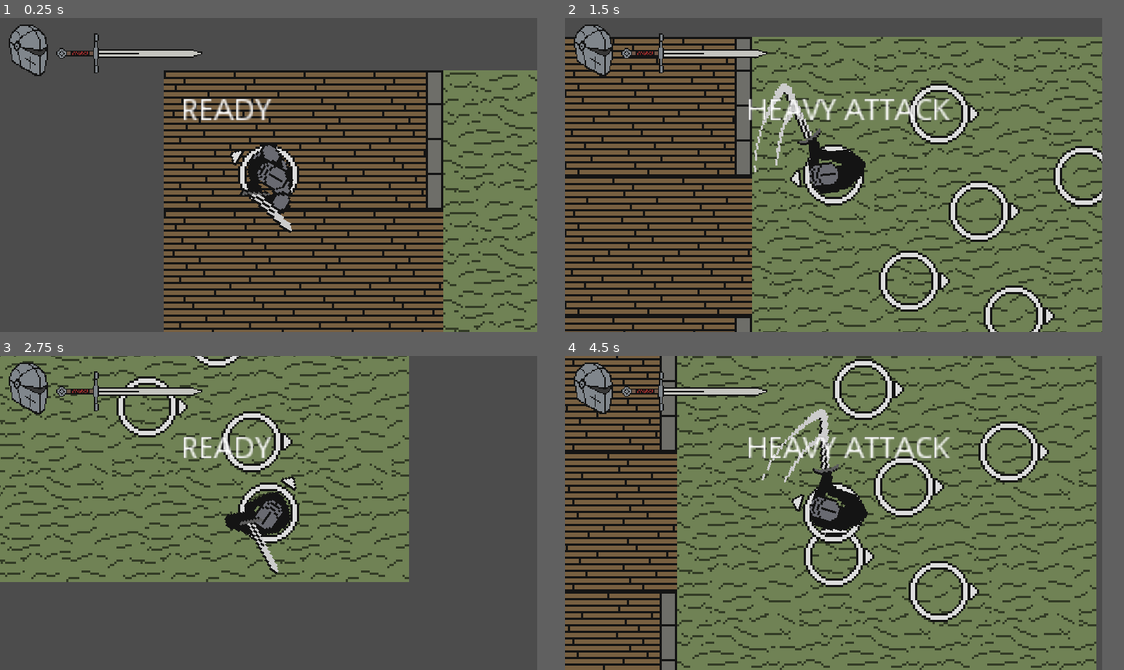
Above: before the commit, frames 1-4 (two rows, left to right).
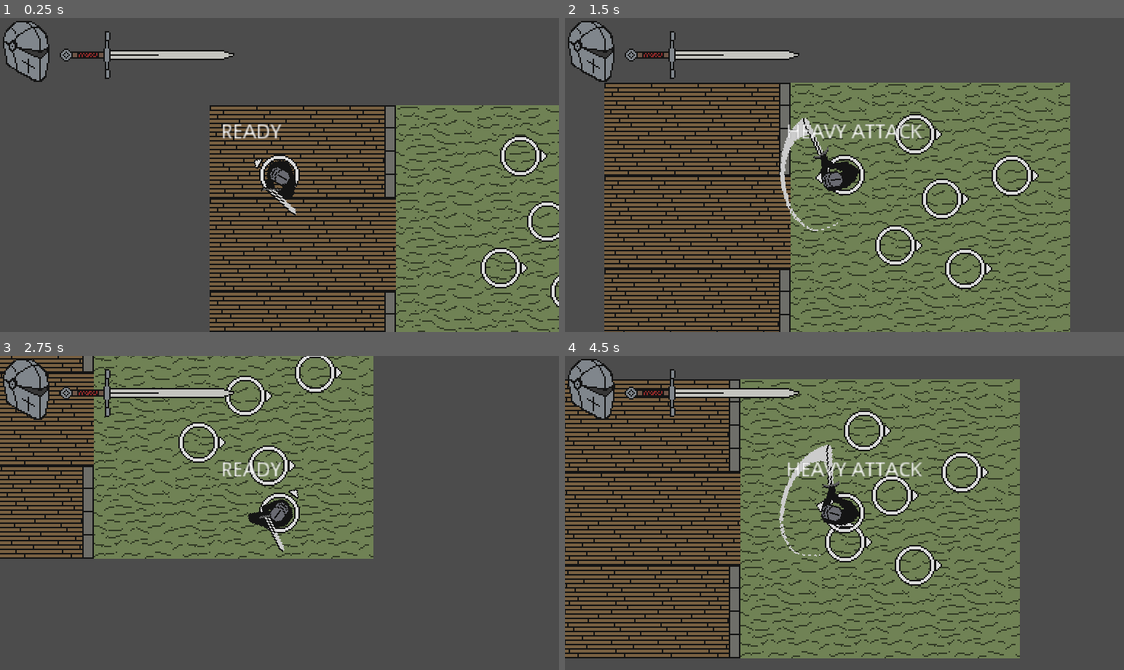
Above: after the commit, the same moments.

Repository: BGuerrero825/Slasher
Game: Godot game, scene res://Base.tscn
Same seed, same stepped clock (60 frames per second), same inputs: the game is played once before the commit and once after it.
Inputs (mouse positions are in pixels of both pictures, inside the frame that each line leads up to):
- Up to frame 1 (0.25 s): no input
- Up to frame 2 (1.5 s): tap Enter at 0.5 s; move the mouse to (950, 159) at 0.52 s; press the mouse at (950, 159) at 0.53 s; hold D (move_right) 0.53-1.28 s; move the mouse to (727, 190) at 1.27 s; release the mouse at (727, 190) at 1.28 s; hold S (move_down) from 1.28 s (still down); right-click (727, 190) at 1.35 s
- Up to frame 3 (2.75 s): move the mouse to (324, 443) at 2.02 s; release S (move_down) at 2.03 s; press the mouse at (324, 443) at 2.03 s; hold D (move_right) from 2.03 s (still down)
- Up to frame 4 (4.5 s): move the mouse to (805, 575) at 2.77 s; release D (move_right) at 2.78 s; release the mouse at (805, 575) at 2.78 s; hold Up (move_up) 2.78-3.53 s; right-click (805, 575) at 2.85 s; move the mouse to (995, 560) at 3.52 s; press the mouse at (995, 560) at 3.53 s; hold A (move_left) from 3.53 s (still down); move the mouse to (671, 465) at 4.27 s; release the mouse at (671, 465) at 4.28 s; right-click (671, 465) at 4.35 s
In our replay, the window is 738x432 before the commit and 768x432 after it. These sizes can differ from the game's own. Grey fills any space a smaller window leaves; there, only what the larger window draws over its background counts as a difference.

The runs differ from the first frame. In frame 1, 38% of the frame differs, in the area x 0-100%, y 0-100%; in frame 2, 53%; in frame 3, 31%; in frame 4, 56%, in the area x 0-96%, y 0-100%.

Commit message:
Animation update
idle anim, light anim, and placeholder heavy anim

Diff:
--- a/Base.tscn
+++ b/Base.tscn
@@ -33,19 +33,12 @@
 [node name="Camera2D" type="Camera2D" parent="player"]
 current = true
 
-[node name="GUI" type="MarginContainer" parent="player/Camera2D"]
-anchor_top = 0.5
-anchor_bottom = 0.5
-margin_left = -120.25
-margin_top = -69.5
-margin_right = 42.75
-margin_bottom = -23.5
-rect_scale = Vector2( 0.556556, 0.559209 )
+[node name="CanvasLayer" type="CanvasLayer" parent="."]
+
+[node name="TextureRect" type="TextureRect" parent="CanvasLayer"]
+margin_right = 40.0
+margin_bottom = 40.0
+texture = ExtResource( 5 )
 __meta__ = {
 "_edit_use_anchors_": false
 }
-
-[node name="TextureRect" type="TextureRect" parent="player/Camera2D/GUI"]
-margin_right = 163.0
-margin_bottom = 46.0
-texture = ExtResource( 5 )
--- a/code/player.gd
+++ b/code/player.gd
@@ -5,8 +5,8 @@
 export var MAX_SPEED = 150
 export var ACCELERATION = 1000
 export var FRICTION = 750
-export var HEAVY_ATTACK_DELAY = 0.2
-export var ATTACK_COOLDOWN_TIME = 0.25
+export var HEAVY_ATTACK_DELAY = 0.3
+export var ATTACK_COOLDOWN_TIME = 0.6
 var attack_cooldown = 0.0
 var attack_delay = 0.0
 var velocity = Vector2.ZERO
--- a/objects/player.tscn
+++ b/objects/player.tscn
@@ -1,9 +1,8 @@
-[gd_scene load_steps=13 format=2]
+[gd_scene load_steps=12 format=2]
 
-[ext_resource path="res://art/knight_1.png" type="Texture" id=1]
+[ext_resource path="res://art/knight.png" type="Texture" id=1]
 [ext_resource path="res://art/direction_indicator.png" type="Texture" id=2]
 [ext_resource path="res://art/character_plate.png" type="Texture" id=3]
-[ext_resource path="res://art/longsword_1.png" type="Texture" id=4]
 [ext_resource path="res://code/player.gd" type="Script" id=5]
 
 [sub_resource type="RectangleShape2D" id=1]
@@ -12,8 +11,10 @@
 [sub_resource type="RectangleShape2D" id=2]
 extents = Vector2( 16, 24 )
 
-[sub_resource type="Animation" id=5]
+[sub_resource type="Animation" id=3]
 resource_name = "Heavy"
+length = 0.6
+step = 0.05
 tracks/0/type = "value"
 tracks/0/path = NodePath("character:frame")
 tracks/0/interp = 1
@@ -21,38 +22,16 @@
 tracks/0/imported = false
 tracks/0/enabled = true
 tracks/0/keys = {
-"times": PoolRealArray( 0 ),
-"transitions": PoolRealArray( 1 ),
+"times": PoolRealArray( 0, 0.4 ),
+"transitions": PoolRealArray( 1, 1 ),
 "update": 1,
-"values": [ 3 ]
-}
-tracks/1/type = "value"
-tracks/1/path = NodePath("character/weapon:position")
-tracks/1/interp = 1
-tracks/1/loop_wrap = true
-tracks/1/imported = false
-tracks/1/enabled = true
-tracks/1/keys = {
-"times": PoolRealArray( 0 ),
-"transitions": PoolRealArray( 1 ),
-"update": 0,
-"values": [ Vector2( 29, -12 ) ]
-}
-tracks/2/type = "value"
-tracks/2/path = NodePath("character/weapon:frame")
-tracks/2/interp = 1
-tracks/2/loop_wrap = true
-tracks/2/imported = false
-tracks/2/enabled = true
-tracks/2/keys = {
-"times": PoolRealArray( 0 ),
-"transitions": PoolRealArray( 1 ),
-"update": 1,
-"values": [ 3 ]
+"values": [ 7, 5 ]
 }
 
 [sub_resource type="Animation" id=4]
 resource_name = "Idle"
+length = 1.5
+loop = true
 tracks/0/type = "value"
 tracks/0/path = NodePath("character:frame")
 tracks/0/interp = 1
@@ -60,38 +39,16 @@
 tracks/0/imported = false
 tracks/0/enabled = true
 tracks/0/keys = {
-"times": PoolRealArray( 0 ),
-"transitions": PoolRealArray( 1 ),
+"times": PoolRealArray( 0, 0.5, 1 ),
+"transitions": PoolRealArray( 1, 1, 1 ),
 "update": 1,
-"values": [ 0 ]
-}
-tracks/1/type = "value"
-tracks/1/path = NodePath("character/weapon:position")
-tracks/1/interp = 1
-tracks/1/loop_wrap = true
-tracks/1/imported = false
-tracks/1/enabled = true
-tracks/1/keys = {
-"times": PoolRealArray( 0 ),
-"transitions": PoolRealArray( 1 ),
-"update": 0,
-"values": [ Vector2( -12, 8 ) ]
-}
-tracks/2/type = "value"
-tracks/2/path = NodePath("character/weapon:frame")
-tracks/2/interp = 1
-tracks/2/loop_wrap = true
-tracks/2/imported = false
-tracks/2/enabled = true
-tracks/2/keys = {
-"times": PoolRealArray( 0 ),
-"transitions": PoolRealArray( 1 ),
-"update": 1,
-"values": [ 0 ]
+"values": [ 0, 1, 0 ]
 }
 
-[sub_resource type="Animation" id=6]
+[sub_resource type="Animation" id=5]
 resource_name = "Light"
+length = 0.4
+step = 0.05
 tracks/0/type = "value"
 tracks/0/path = NodePath("character:frame")
 tracks/0/interp = 1
@@ -99,37 +56,13 @@
 tracks/0/imported = false
 tracks/0/enabled = true
 tracks/0/keys = {
-"times": PoolRealArray( 0 ),
-"transitions": PoolRealArray( 1 ),
+"times": PoolRealArray( 0, 0.05, 0.2, 0.3, 0.4 ),
+"transitions": PoolRealArray( 1, 1, 1, 1, 1 ),
 "update": 1,
-"values": [ 1 ]
-}
-tracks/1/type = "value"
-tracks/1/path = NodePath("character/weapon:position")
-tracks/1/interp = 1
-tracks/1/loop_wrap = true
-tracks/1/imported = false
-tracks/1/enabled = true
-tracks/1/keys = {
-"times": PoolRealArray( 0 ),
-"transitions": PoolRealArray( 1 ),
-"update": 0,
-"values": [ Vector2( 25, -18 ) ]
-}
-tracks/2/type = "value"
-tracks/2/path = NodePath("character/weapon:frame")
-tracks/2/interp = 1
-tracks/2/loop_wrap = true
-tracks/2/imported = false
-tracks/2/enabled = true
-tracks/2/keys = {
-"times": PoolRealArray( 0 ),
-"transitions": PoolRealArray( 1 ),
-"update": 1,
-"values": [ 1 ]
+"values": [ 2, 3, 4, 5, 0 ]
 }
 
-[sub_resource type="Animation" id=7]
+[sub_resource type="Animation" id=6]
 resource_name = "Windup"
 tracks/0/type = "value"
 tracks/0/path = NodePath("character:frame")
@@ -141,34 +74,10 @@
 "times": PoolRealArray( 0 ),
 "transitions": PoolRealArray( 1 ),
 "update": 1,
-"values": [ 2 ]
-}
-tracks/1/type = "value"
-tracks/1/path = NodePath("character/weapon:position")
-tracks/1/interp = 1
-tracks/1/loop_wrap = true
-tracks/1/imported = false
-tracks/1/enabled = true
-tracks/1/keys = {
-"times": PoolRealArray( 0 ),
-"transitions": PoolRealArray( 1 ),
-"update": 0,
-"values": [ Vector2( 5, 13 ) ]
-}
-tracks/2/type = "value"
-tracks/2/path = NodePath("character/weapon:frame")
-tracks/2/interp = 1
-tracks/2/loop_wrap = true
-tracks/2/imported = false
-tracks/2/enabled = true
-tracks/2/keys = {
-"times": PoolRealArray( 0 ),
-"transitions": PoolRealArray( 1 ),
-"update": 1,
-"values": [ 2 ]
+"values": [ 6 ]
 }
 
-[sub_resource type="CircleShape2D" id=3]
+[sub_resource type="CircleShape2D" id=7]
 
 [node name="player" type="KinematicBody2D"]
 script = ExtResource( 5 )
@@ -186,15 +95,9 @@
 [node name="character" type="Sprite" parent="center"]
 rotation = 1.5708
 texture = ExtResource( 1 )
-vframes = 6
+offset = Vector2( 3, -5 )
+vframes = 2
 hframes = 6
-frame = 3
-
-[node name="weapon" type="Sprite" parent="center/character"]
-position = Vector2( 29, -12 )
-texture = ExtResource( 4 )
-vframes = 2
-hframes = 4
 frame = 3
 
 [node name="hitbox" type="Area2D" parent="center"]
@@ -217,14 +120,14 @@
 disabled = true
 
 [node name="AnimationPlayer" type="AnimationPlayer" parent="center"]
-anims/Heavy = SubResource( 5 )
+anims/Heavy = SubResource( 3 )
 anims/Idle = SubResource( 4 )
-anims/Light = SubResource( 6 )
-anims/Windup = SubResource( 7 )
+anims/Light = SubResource( 5 )
+anims/Windup = SubResource( 6 )
 
 [node name="CollisionShape2D" type="CollisionShape2D" parent="."]
 visible = false
-shape = SubResource( 3 )
+shape = SubResource( 7 )
 
 [node name="hurtbox" type="Area2D" parent="."]
 visible = false
--- a/project.godot
+++ b/project.godot
@@ -21,8 +21,8 @@
 
 [display]
 
-window/size/width=246
-window/size/height=144
+window/size/width=384
+window/size/height=216
 window/size/test_width=1280
 window/size/test_height=720
 window/stretch/mode="2d"
Binary file removed: art/anim_workspace.ase
Binary file added: art/knight.ase
Binary file added: art/knight.png
Not shown, changed: art/knight.png.import
Binary file removed: art/knight_1.ase
Binary file removed: art/knight_1.png
Not shown: 1 places in objects/player.tscn that only renumber resources
